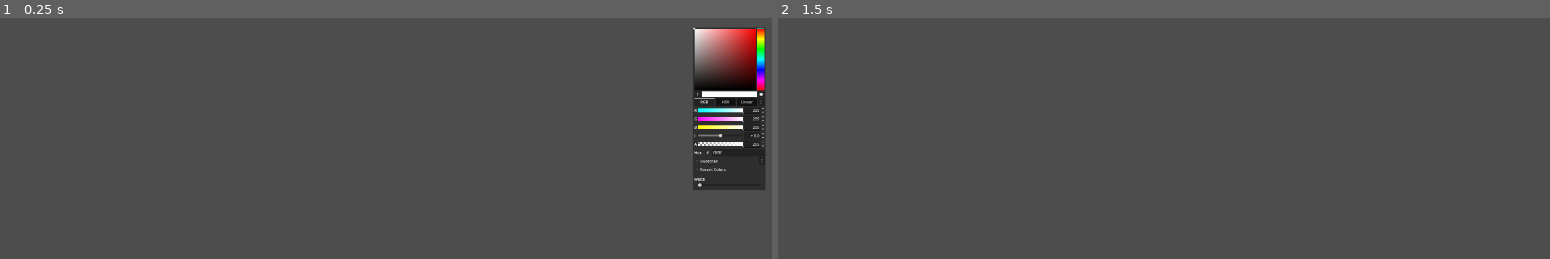
Above: before the commit, frames 1-2 (left to right).
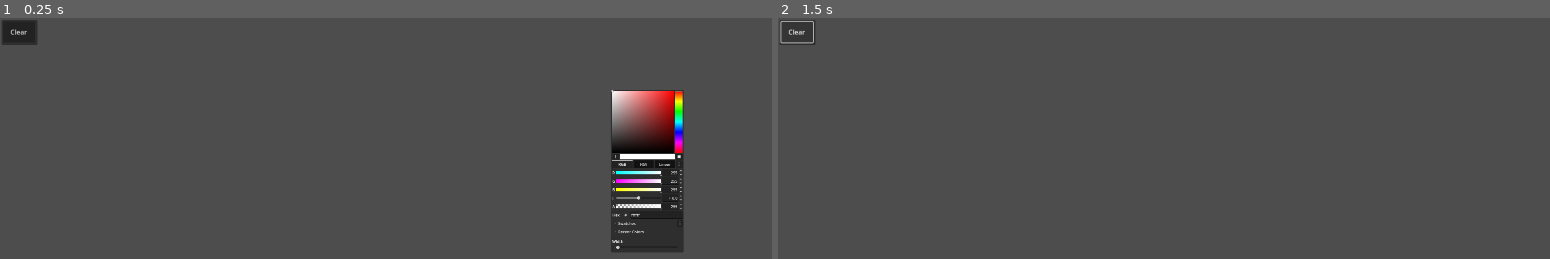
Above: after the commit, the same moments.

Repository: Wqttzicue/PapersPleaseVTT
Game: Godot game, scene res://MainGameScenes/GlobalMapScene/global_map.tscn
The game is run twice, just before and just after one commit, with the same random seed, the same clock (stepped at 60 frames per second) and the same inputs.
Inputs (mouse positions are in pixels of both pictures, inside the frame that each line leads up to):
- Up to frame 1 (0.25 s): no input
- Up to frame 2 (1.5 s): click (793, 32) at 0.5 s, where only the run after the commit has a clickable "Clear"; click (793, 32) at 1.25 s, where only the run after the commit has a clickable "Clear"

The runs differ from the first frame. In frame 1, 12% of the frame differs, in the area x 0-100%, y 0-98%; in frame 2, 0.1%.

Commit message:
added points smoothing

Diff:
--- a/MainGameScenes/GlobalMapScene/draw_data.gd
+++ b/MainGameScenes/GlobalMapScene/draw_data.gd
@@ -3,3 +3,4 @@
 var points : Array[Vector2]
 var color : Color = Color.BLACK
 var width : float = 10.0
+var smoothed_points: Array[Vector2] = []
--- a/MainGameScenes/GlobalMapScene/editing_tools.gd
+++ b/MainGameScenes/GlobalMapScene/editing_tools.gd
@@ -7,14 +7,19 @@
 var current_path: PathData = null
 var is_mouse_pressed = false
 
-func draw(path : PathData):
+# "Kept min_distance to filter points, which helps reduce density and prevents excessive sharpness from micro-movements."
+var min_distance: float = 5.0  # Minimum distance between points to add a new one
+
+# "Renamed draw to draw_path for clarity and added logic to use smoothed points if available, falling back to generating them on the fly for real-time smoothing during drawing."
+func draw_path(path : PathData):
 	if path.points.size() > 1:
-		draw_polyline(path.points, path.color, path.width)
+		var to_draw = path.smoothed_points if not path.smoothed_points.is_empty() else generate_smoothed_points(path.points)
+		draw_polyline(to_draw, path.color, path.width, true)  # Enable antialiasing for smoother lines
 
 func _input(event : InputEvent):
 	if event is InputEventMouseButton and event.button_index == MOUSE_BUTTON_LEFT:
 		if event.is_pressed():
-			#Appending new point to class
+			# Appending new point to class
 			current_path = PathData.new()
 			current_path.points.append(event.position)
 			current_path.color = current_color
@@ -25,9 +30,10 @@
 				return
 			else:
 				color_picker.set_visible(false)
-
 		else:
 			if current_path.points.size() > 1:
+				# Moved smoothing to be computed and cached on path completion, allowing raw points during input but smoothed rendering always.
+				current_path.smoothed_points = generate_smoothed_points(current_path.points)
 				paths.append(current_path)
 			current_path = null
 		is_mouse_pressed = event.is_pressed()
@@ -36,23 +42,74 @@
 	if event is InputEventMouseButton and event.button_index == MOUSE_BUTTON_RIGHT:
 		if event.is_pressed():
 			color_picker.set_visible(true)
-		color_picker.get_parent()
+			color_picker.get_parent()
 
 	if is_mouse_pressed and event is InputEventMouseMotion:
-		current_path.points.append(event.position)
+		# Kept distance check to append only significant points, aiding in smoother overall paths by reducing noise.
+		if current_path.points.size() > 0 and current_path.points.back().distance_to(event.position) >= min_distance:
+			current_path.points.append(event.position)
 		queue_redraw()
 
 func _draw():
 	for i in range(paths.size()):
-		draw(paths[i])
-
+		draw_path(paths[i])
 	if current_path:
-		draw(current_path)
+		draw_path(current_path)
 
 # Assigning PathData class proper color_pickers n' width_sliders' values
 var current_color: Color = Color.BLACK
-var current_width: float = 0
+var current_width: float = 5.0
+
 func _on_color_picker_color_changed(color: Color):
 	current_color = color
+
 func _on_h_slider_value_changed(width: float) -> void:
 	current_width = width
+
+# Debug Menu
+func _on_button_pressed():
+	paths.clear()
+
+# Renamed and modified to generate_smoothed_points as a utility function that returns interpolated points without modifying the original,
+# enabling real-time rendering of smooth curves to mimic Krita's stabilizer effect by showing curved lines even during drawing.
+func generate_smoothed_points(raw_points: Array[Vector2]) -> Array[Vector2]:
+	if raw_points.size() < 4:
+		return raw_points.duplicate()  # Return copy to avoid modifying original
+
+	var smoothed_points: Array[Vector2] = []
+	# Adjusted tension to 1.0 for tighter curves, reducing potential overshoot in sharp direction changes,
+	# making it more similar to Krita's weighted or stabilizer modes which control smoothness without excessive wiggling.
+	var tension: float = 1.0  # Higher tension for tighter fit to points
+
+	for i in range(raw_points.size() - 1):
+		var p0 = raw_points[max(0, i - 1)]
+		var p1 = raw_points[i]
+		var p2 = raw_points[i + 1]
+		var p3 = raw_points[min(raw_points.size() - 1, i + 2)]
+
+		# "Increased sampling density by sampling every 1 pixel instead of 2, for finer curves that better round sharp corners."
+		var segment_length = p1.distance_to(p2)
+		var steps = max(1, int(segment_length / 1.0))  # Finer sampling
+
+		for step in range(steps + 1):
+			var t = float(step) / steps
+			var t2 = t * t
+			var t3 = t2 * t
+
+			var c0 = -tension * t3 + 2 * tension * t2 - tension * t
+			var c1 = (2 - tension) * t3 + (tension - 3) * t2 + 1
+			var c2 = (tension - 2) * t3 + (3 - 2 * tension) * t2 + tension * t
+			var c3 = tension * t3 - tension * t2
+
+			var x = c0 * p0.x + c1 * p1.x + c2 * p2.x + c3 * p3.x
+			var y = c0 * p0.y + c1 * p1.y + c2 * p2.y + c3 * p3.y
+			smoothed_points.append(Vector2(x, y))
+
+	# "Removed duplicate points at segment junctions if any, to clean up the polyline."
+	if smoothed_points.size() > 1:
+		var unique_smoothed: Array[Vector2] = [smoothed_points[0]]
+		for i in range(1, smoothed_points.size()):
+			if smoothed_points[i] != unique_smoothed.back():
+				unique_smoothed.append(smoothed_points[i])
+		return unique_smoothed
+	return smoothed_points
--- a/MainGameScenes/GlobalMapScene/global_map.tscn
+++ b/MainGameScenes/GlobalMapScene/global_map.tscn
@@ -13,16 +13,16 @@
 
 [node name="TextureRect" type="TextureRect" parent="."]
 layout_mode = 0
-offset_right = 1152.0
-offset_bottom = 648.0
+offset_right = 1920.0
+offset_bottom = 1080.0
 
 [node name="ColorPicker" type="Panel" parent="."]
 unique_name_in_owner = true
-layout_mode = 1
-offset_left = 1665.0
-offset_top = 23.000002
-offset_right = 1966.0
-offset_bottom = 697.13806
+layout_mode = 0
+offset_left = 1468.0001
+offset_top = 173.0
+offset_right = 1769.0001
+offset_bottom = 847.13806
 scale = Vector2(0.58, 0.58)
 
 [node name="ColorPicker" type="ColorPicker" parent="ColorPicker"]
@@ -39,9 +39,9 @@
 offset_top = 644.8276
 offset_right = 277.58615
 offset_bottom = 660.8276
-min_value = 0.5
+min_value = 5.0
 max_value = 200.0
-value = 0.5
+value = 5.0
 
 [node name="Label" type="Label" parent="ColorPicker/HSlider"]
 layout_mode = 0
@@ -51,5 +51,21 @@
 offset_bottom = -4.586157
 text = "Width"
 
+[node name="Debug" type="Panel" parent="."]
+layout_mode = 0
+offset_left = 4.0
+offset_top = 5.0
+offset_right = 90.0
+offset_bottom = 65.0
+
+[node name="Button" type="Button" parent="Debug"]
+layout_mode = 0
+offset_left = 4.0
+offset_top = 4.0
+offset_right = 80.0
+offset_bottom = 54.0
+text = "Clear"
+
 [connection signal="color_changed" from="ColorPicker/ColorPicker" to="." method="_on_color_picker_color_changed"]
 [connection signal="value_changed" from="ColorPicker/HSlider" to="." method="_on_h_slider_value_changed"]
+[connection signal="pressed" from="Debug/Button" to="." method="_on_button_pressed"]
Not shown, changed: export_presets.cfg
